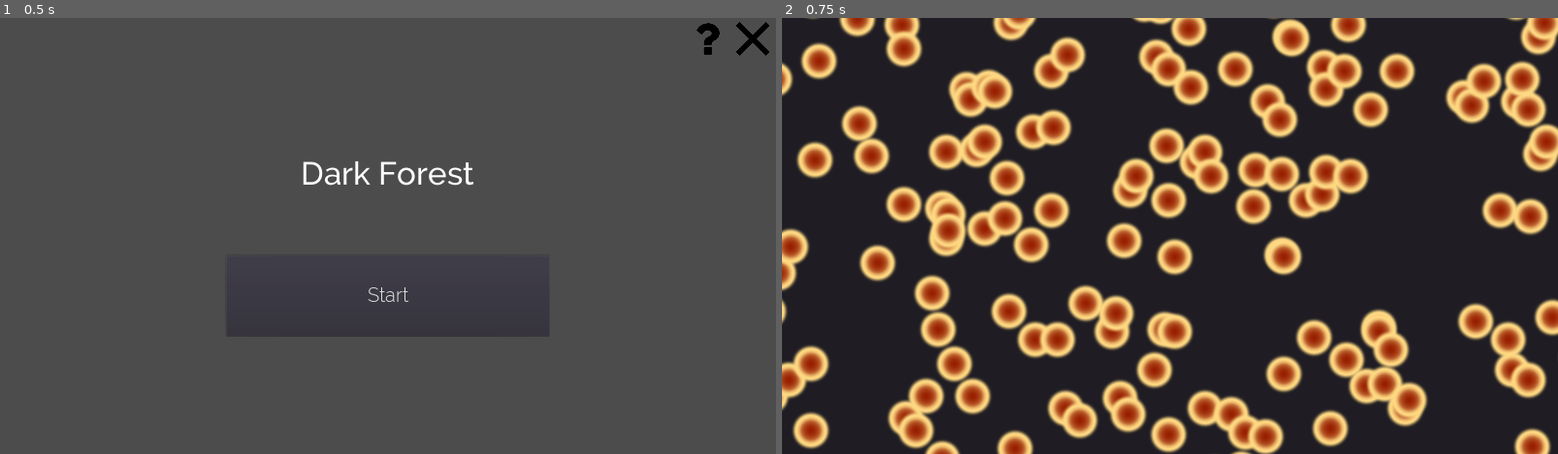
Above: before the commit, frames 1-2 (left to right).
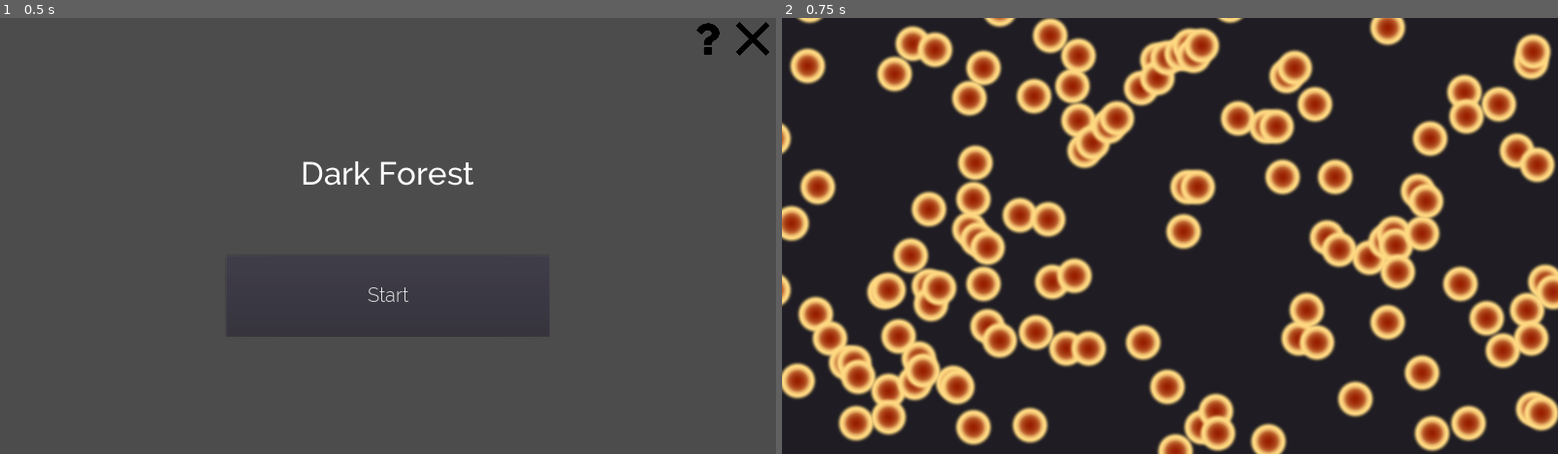
Above: after the commit, the same moments.

Repository: WeLoveGodot/GameOff2019
Game: Godot game, scene res://scene/Menu.tscn
The game is run twice, just before and just after one commit, with the same random seed, the same clock (stepped at 60 frames per second) and the same inputs.
Inputs:
- Up to frame 1 (0.5 s): no input
- Up to frame 2 (0.75 s): click "Start" at 0.5 s

Frame 1 is identical in both runs. In frame 2, 50% of the frame differs, in the area x 0-100%, y 0-100%.

Commit message:
feat(camera): put camera at center

Diff:
--- a/scene/Game.gd
+++ b/scene/Game.gd
@@ -2,13 +2,17 @@
 
 func _ready():
 	# test code
+	init_camera()
 	init_planets()
 	test_tween()
 
 func test_tween():
 	var t = $Tween
+	# $Camera.zoom = Vector2(20, 10)
 	print("min scale = %s", Global.MIN_SCALE)
 
+func init_camera():
+	$Camera.position = Vector2(Global.SIZE / 2, Global.SIZE / 2)
 
 func init_planets():
 	var noise = OpenSimplexNoise.new()
--- a/scene/Game.tscn
+++ b/scene/Game.tscn
@@ -1,28 +1,33 @@
 [gd_scene load_steps=7 format=2]
 
 [ext_resource path="res://scene/Game.gd" type="Script" id=1]
-[ext_resource path="res://resource/shader/new_shadermaterial.material" type="Material" id=2]
-[ext_resource path="res://resource/raw_fonts/Raleway/Raleway-Regular.ttf" type="DynamicFontData" id=3]
-[ext_resource path="res://scene/RangeDrawer.gd" type="Script" id=4]
-[ext_resource path="res://scene/Planets.gd" type="Script" id=5]
+[ext_resource path="res://scene/Planets.gd" type="Script" id=2]
+[ext_resource path="res://resource/shader/new_shadermaterial.material" type="Material" id=3]
+[ext_resource path="res://resource/raw_fonts/Raleway/Raleway-Regular.ttf" type="DynamicFontData" id=4]
+[ext_resource path="res://scene/RangeDrawer.gd" type="Script" id=5]
 
 [sub_resource type="DynamicFont" id=1]
 size = 32
-font_data = ExtResource( 3 )
+font_data = ExtResource( 4 )
 
 [node name="Game" type="Node2D"]
 script = ExtResource( 1 )
 
 [node name="ColorRect" type="ColorRect" parent="."]
-margin_left = -133.818
-margin_top = -65.2678
-margin_right = 3962.18
-margin_bottom = 4030.73
+margin_right = 4096.0
+margin_bottom = 4096.0
 color = Color( 0.12549, 0.117647, 0.141176, 1 )
+
+[node name="Planets" type="Node2D" parent="."]
+position = Vector2( 960, 540 )
+script = ExtResource( 2 )
+
+[node name="Camera" type="Camera2D" parent="."]
+current = true
 
 [node name="Fog" type="ColorRect" parent="."]
 visible = false
-material = ExtResource( 2 )
+material = ExtResource( 3 )
 margin_left = -42.9207
 margin_top = -42.5582
 margin_right = 1953.08
@@ -40,13 +45,6 @@
 
 [node name="RangeDrawer" type="Node2D" parent="."]
 position = Vector2( 960, 540 )
-script = ExtResource( 4 )
-
-[node name="Planets" type="Node2D" parent="."]
-position = Vector2( 960, 540 )
 script = ExtResource( 5 )
 
 [node name="Tween" type="Tween" parent="."]
-
-[node name="Camera2D" type="Camera2D" parent="."]
-offset = Vector2( 960, 540 )
